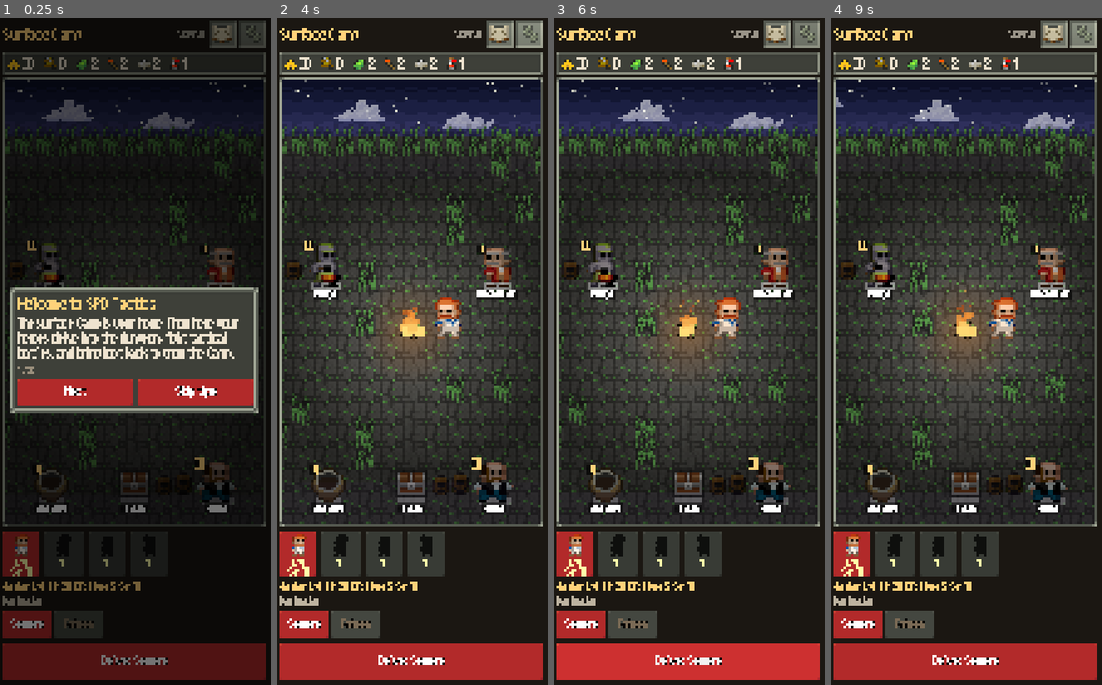
Above: before the commit, frames 1-4 (left to right).
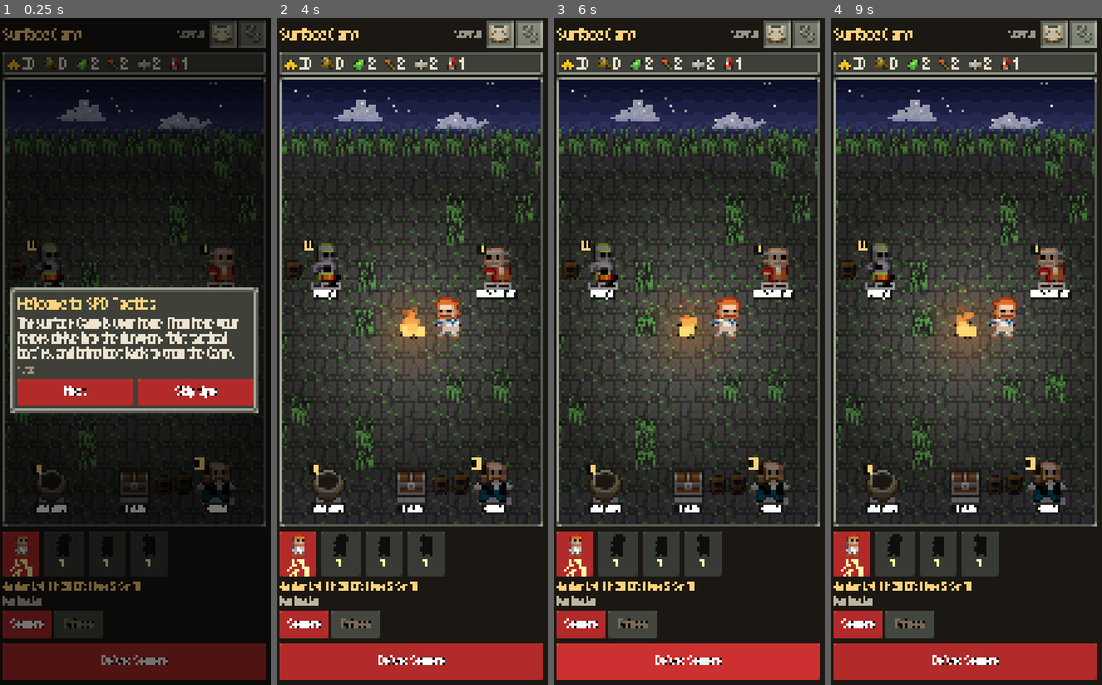
Above: after the commit, the same moments.

Repository: DaltonGoesFast/Idle-Pixel-Dungeon
Game: Godot game, scene res://scenes/main.tscn
The game is run twice, just before and just after one commit, with the same random seed, the same clock (stepped at 60 frames per second) and the same inputs.
Inputs (mouse positions are in pixels of both pictures, inside the frame that each line leads up to):
- Up to frame 1 (0.25 s): no input
- Up to frame 2 (4 s): click "Next" at 0.5 s; click "Next" at 1.25 s; click "Skip tips" at 2 s; click (499, 38) at 2.77 s; click (531, 38) at 3.52 s
- Up to frame 3 (6 s): click "Lv1 Str 10" at 4.25 s; click "Sewers" at 5 s; click "Delve: Sewers" at 5.75 s
- Up to frame 4 (9 s): click (1053, 38) at 6.52 s; click "Progress" at 7.25 s; click "Codex" at 8 s; click (1085, 38) at 8.77 s

The runs differ from the first frame. In frame 1, 0.6% of the frame differs, in the area x 6-91%, y 9-17%; in frame 2, 0.3%; in frame 3, 0.6%; in frame 4, 1.0%, in the area x 1-91%, y 9-17%.

Commit message:
Camp sky fully static (fixed stars and clouds, firelight and fire particles clipped off the sky); grass never overlaps barrels or their tops, delve bones never under grass

Diff:
--- a/scripts/ui/camp_scene.gd
+++ b/scripts/ui/camp_scene.gd
@@ -184,11 +184,11 @@
 	var r := RandomNumberGenerator.new(); r.seed = 7
 	for i in 40:
 		var p := Vector2(r.randf() * size.x, r.randf() * sky_h * 0.9)
-		var tw := 0.5 + 0.5 * sin(t * 2.0 + i)
-		draw_rect(Rect2(p.floor(), Vector2(kk, kk)), Color(1, 1, 0.9, 0.35 + 0.5 * tw))
+		# static sky (DECISIONS #181): each star keeps one brightness, nothing in the sky changes with time
+		draw_rect(Rect2(p.floor(), Vector2(kk, kk)), Color(1, 1, 0.9, 0.35 + 0.5 * r.randf()))
 	for i in 3:
 		var cl: Rect2 = [Rect2(88, 0, 49, 20), Rect2(88, 20, 49, 22), Rect2(88, 42, 50, 18)][i]
-		var cx: float = fmod(t * (6.0 + i * 3.0) * kk / 3.0 + i * size.x / 2.5, size.x + cl.size.x * kk) - cl.size.x * kk
+		var cx: float = fmod(size.x * 0.06 + i * size.x / 2.5, size.x + cl.size.x * kk) - cl.size.x * kk   # fixed, no drift
 		draw_texture_rect_region(surface, Rect2(Vector2(cx, minf(4 * kk + i * 9 * kk, sky_h - cl.size.y * kk * 0.75)).floor(), cl.size * kk * 0.75), cl, Color(1, 1, 1, 0.55))
 	# ground: grass with alternates, a stone path to the fire, tall grass along the horizon
 	var cols := int(ceil(size.x / cs)) + 1
@@ -203,10 +203,12 @@
 			var ctr := rc.get_center()
 			var path := absf(ctr.x - fire.x) < cs * 0.6 and ctr.y > fire.y
 			_tile(rc, (0 if h % 3 else 6) if path else (2 if h % 4 else 8))
+	var props := _prop_rects(cs)   # barrels: base cell + the cell its top reaches into
 	# horizon: a row of SPD raised high grass (DECISIONS #179) whose tops reach up into the sky
 	var grass := []   # [rect, kind, sway]: drawn after the night pass so the blades are not darkened twice
 	for x in cols:
-		grass.append([Rect2(ox + x * cs, sky_h, cs, cs), 0 if (x * 7) % 3 else 1, 0.0])
+		var hr := Rect2(ox + x * cs, sky_h, cs, cs)
+		if not _hits_prop(hr, cs, props): grass.append([hr, 0 if (x * 7) % 3 else 1, 0.0])
 	# scenery (DECISIONS #179): SPD grass tufts and tall grass sway around the clearing, barrels by the Guild
 	# and the Forge, all from the sewers tile sheet; kept off the path and the NPC spots
 	for y in rows:
@@ -218,15 +220,17 @@
 			# the clump covers its cell and the cell above (overhang) and is drawn over the NPCs: keep both clear
 			var span := Rect2(rc2.position - Vector2(0, cs), Vector2(cs, cs * 2.0))
 			if SPOTS.any(func(sp): return spot_rect(sp).merge(label_rect(sp)).grow(cs * 0.3).intersects(span)): continue
+			if _hits_prop(rc2, cs, props): continue
 			if h2 % 9 == 0:   # tall grass clump: SPD raised high grass, top half in the cell above
 				grass.append([rc2, h2 & 1, roundf(sin(t * 1.6 + x * 0.9 + y)) * kk])
 	_scenery(kk, cs, fire)
 	# campfire: SPD embers tile under a FlameParticle fire with sparks and smoke, and a flickering warm glow
 	var fr := Rect2((fire - Vector2(cs, cs) / 2.0).floor(), Vector2(cs, cs))
 	var flk := SceneFX.flicker(t)
-	SceneFX.glow(self, fire, cs * 2.6 * flk, Color(1.0, 0.55, 0.2, 0.22))
+	var ground := Rect2(0, sky_h, size.x, size.y - sky_h)   # firelight and fire particles stay off the sky
+	SceneFX.glow(self, fire, cs * 2.6 * flk, Color(1.0, 0.55, 0.2, 0.22), ground)
 	_tile(fr, 3, _masked(3, [0, 1, 2, 6, 8], false))   # SPD embers with the stone floor keyed out: specks on the grass
-	SceneFX.fire(self, fire + Vector2(0, kk * 4), kk, t, 14.0, true, 2.2)
+	SceneFX.fire(self, fire + Vector2(0, kk * 4), kk, t, 14.0, true, 2.2, sky_h)
 	# the selected hero rests by the fire (idle frame 0)
 	var hs := _sprite(hero)
 	var hz := Vector2(12, 15) * kk * 2.0
@@ -257,9 +261,9 @@
 				draw_texture_rect_region(_sprite(s[1]), sr, Rect2(frame * fw, 0, fw, s[3]), SceneFX.firelit(sr.get_center(), fire, frad, flk))
 	# night: the clearing darkens away from the fire, the sky stays readable (DECISIONS #179)
 	SceneFX.darkness(self, Rect2(0, sky_h, size.x, size.y - sky_h), fire, minf(size.x, size.y - sky_h) * 0.62 * flk, 0.5)
-	SceneFX.glow(self, fire, cs * 1.2 * flk, Color(1.0, 0.7, 0.3, 0.12))
+	SceneFX.glow(self, fire, cs * 1.2 * flk, Color(1.0, 0.7, 0.3, 0.12), ground)
 	# grass blades over the darkened ground, lit at half the night's strength (the floor keeps the full darkening)
-	var lrad := minf(size.x, size.y - sky_h) * 0.62 * flk
+	var lrad := minf(size.x, size.y - sky_h) * 0.62   # unflickered: the horizon tops sit in the sky and stay static
 	for g in grass:
 		var gc: Vector2 = (g[0] as Rect2).get_center()
 		var d := clampf((gc.distance_to(fire) / lrad - 0.3) / 0.65, 0.0, 1.0)
@@ -284,15 +288,32 @@
 			draw_circle(bp, kk * 3.5, Color("ff5a2a")); draw_string(font, bp + Vector2(-fs * 0.18, fs * 0.33), "!", HORIZONTAL_ALIGNMENT_LEFT, -1, fs, Color.WHITE)
 
 ## Props from the SPD sewers sheet: barrels (raised, transparent) beside the Guild and the Forge.
-func _scenery(kk: float, cs: float, _fire: Vector2) -> void:
+## [cell rect, raised kind]; the barrel's top is drawn in the cell above.
+func _barrels(cs: float) -> Array:
+	var kk := k(); var out := []
 	for sp in SPOTS:
 		var sr := spot_rect(sp)
 		match sp[0]:
 			"Guild":
-				_raised(Rect2(Vector2(sr.position.x - cs * 1.9 - kk * 2, sr.end.y - cs * 0.9).floor(), Vector2(cs, cs)), 3)
-				_raised(Rect2(Vector2(sr.position.x - cs - kk * 2, sr.end.y - cs).floor(), Vector2(cs, cs)), 2)
+				out.append([Rect2(Vector2(sr.position.x - cs * 1.9 - kk * 2, sr.end.y - cs * 0.9).floor(), Vector2(cs, cs)), 3])
+				out.append([Rect2(Vector2(sr.position.x - cs - kk * 2, sr.end.y - cs).floor(), Vector2(cs, cs)), 2])
 			"Forge":
-				_raised(Rect2(Vector2(sr.position.x - cs - kk * 2, sr.end.y - cs).floor(), Vector2(cs, cs)), 2)
+				out.append([Rect2(Vector2(sr.position.x - cs - kk * 2, sr.end.y - cs).floor(), Vector2(cs, cs)), 2])
+	return out
+
+func _scenery(_kk: float, cs: float, _fire: Vector2) -> void:
+	for b in _barrels(cs): _raised(b[0], b[1])
+
+## Every prop's full footprint (its cell plus the overhang cell above), for keeping grass off props.
+func _prop_rects(cs: float) -> Array:
+	var out := []
+	for b in _barrels(cs): out.append((b[0] as Rect2).grow_individual(0, cs, 0, 0))
+	return out
+
+## A grass clump spans its cell and the cell above (overhang): true if that touches any prop footprint.
+func _hits_prop(rc: Rect2, cs: float, props: Array) -> bool:
+	var span := Rect2(rc.position - Vector2(0, cs), Vector2(cs, cs * 2.0)).grow(-1.0)
+	return props.any(func(p): return (p as Rect2).intersects(span))
 
 ## Badge rule: a facility upgrade is affordable, or an identification is finished.
 func _has_news(page: String) -> bool:
--- a/scripts/ui/delve_scene.gd
+++ b/scripts/ui/delve_scene.gd
@@ -182,7 +182,7 @@
 			if row == 1 and not ev.is_empty(): idx = _encounter_wall(ev, cx - stop_col, idx)
 			draw_texture_rect_region(tiles, rc, Rect2((idx % 16) * 16, (idx / 16) * 16, 16, 16))
 		# bones on the far floor row (seeded per column, kept clear of the encounter)
-		if not busy and cx > hero_col + 1 and _h(cx, 5) % 17 == 0:
+		if not busy and cx > hero_col + 1 and _h(cx, 5) % 17 == 0 and not _grass_at(cx):   # never under a grass top
 			var ir := UIKit.item_rect(DB.icon_index("BONES"))
 			var isz := ir.size * k
 			draw_texture_rect_region(_t("res://assets/sprites/items.png"), Rect2((Vector2(x, y0 + 2 * cs) + (Vector2(cs, cs) - isz) / 2.0).floor(), isz), ir, Color(1, 1, 1, 0.85))
--- a/scripts/ui/scene_fx.gd
+++ b/scripts/ui/scene_fx.gd
@@ -50,12 +50,20 @@
 	ci.draw_rect(Rect2(a.position.x, y0, x0 - a.position.x, y1 - y0), dark)
 	ci.draw_rect(Rect2(x1, y0, a.end.x - x1, y1 - y0), dark)
 
-static func glow(ci: CanvasItem, c: Vector2, rad: float, col: Color) -> void:
-	ci.draw_texture_rect(glow_tex(), Rect2(c - Vector2.ONE * rad, Vector2.ONE * rad * 2.0), false, col)
+## Tinted glow; with a `clip` rect it is cut to that rect by texture region (the camp keeps it off the sky).
+static func glow(ci: CanvasItem, c: Vector2, rad: float, col: Color, clip := Rect2()) -> void:
+	var gr := Rect2(c - Vector2.ONE * rad, Vector2.ONE * rad * 2.0)
+	if not clip.has_area():
+		ci.draw_texture_rect(glow_tex(), gr, false, col); return
+	var cl := gr.intersection(clip)
+	if not cl.has_area(): return
+	var ts := Vector2(glow_tex().get_width(), glow_tex().get_height())
+	ci.draw_texture_rect_region(glow_tex(), cl, Rect2((cl.position - gr.position) / gr.size * ts, cl.size / gr.size * ts), col)
 
 ## SPD FlameParticle (0xEE7722 fading, shrinking, rising) + sparks + SmokeParticle, at base `p` (fire centre on
 ## the ground), pixel size `k`. `w` is the fire width in source pixels.
-static func fire(ci: CanvasItem, p: Vector2, k: float, t: float, w := 8.0, smoke := true, hs := 1.0) -> void:
+## Particles above `top` (screen y) are skipped, so smoke and sparks never cross into a static sky.
+static func fire(ci: CanvasItem, p: Vector2, k: float, t: float, w := 8.0, smoke := true, hs := 1.0, top := -INF) -> void:
 	# smoke first (behind the flames): grey puffs rising slowly and drifting
 	if smoke:
 		for i in 6:
@@ -63,6 +71,7 @@
 			var x := p.x + (_rnd(i, 1) - 0.5) * w * 0.6 * k + sin(t * 0.8 + i) * 2.0 * k + ph * 5.0 * k
 			var y := p.y - (8.0 + ph * 26.0) * k * hs
 			var s := floorf(2.0 + ph * 3.0) * k
+			if y < top: continue
 			ci.draw_rect(Rect2(Vector2(x, y).floor(), Vector2(s, s)), Color(0.35, 0.33, 0.33, 0.28 * (1.0 - ph)))
 	for i in 22:
 		var life := 0.55 + 0.35 * _rnd(i, 2); var ph := _frac(t / life + _rnd(i, 3))
@@ -71,11 +80,13 @@
 		var s := maxf(1.0, floorf(3.0 * hs * (1.0 - ph) + 0.5)) * k
 		var c: Color = Color("ffe680").lerp(Color("ee7722"), clampf(ph * 1.8, 0, 1)).lerp(Color("aa2200"), clampf(ph * 2.0 - 1.0, 0, 1))
 		c.a = 1.0 - ph * ph
+		if y - s / 2.0 < top: continue
 		ci.draw_rect(Rect2(Vector2(x - s / 2.0, y - s / 2.0).floor(), Vector2(s, s)), c)
 	for i in 5:   # sparks: single pixels that fly higher and wobble
 		var life := 1.4; var ph := _frac(t / life + _rnd(i, 6))
 		var x := p.x + (_rnd(i, 7) - 0.5) * w * k + sin(t * 4.0 + i * 2.0) * 3.0 * k * ph
 		var y := p.y - (4.0 + ph * 24.0) * k * hs
+		if y < top: continue
 		ci.draw_rect(Rect2(Vector2(x, y).floor(), Vector2(k, k)), Color(1.0, 0.75, 0.3, 1.0 - ph))
 
 ## Small radial burst of pixel sparks (item pickup), `age` 0..1.
